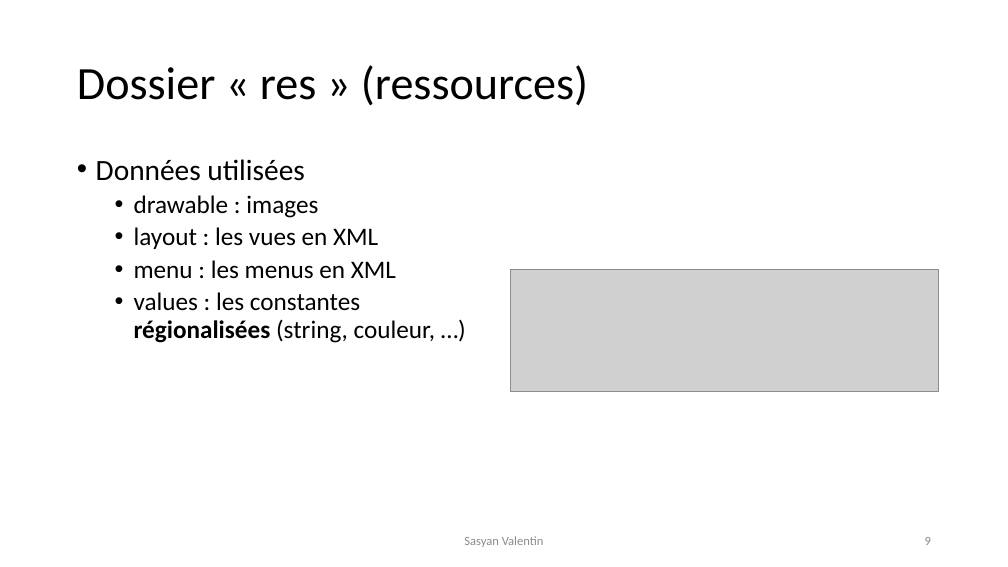
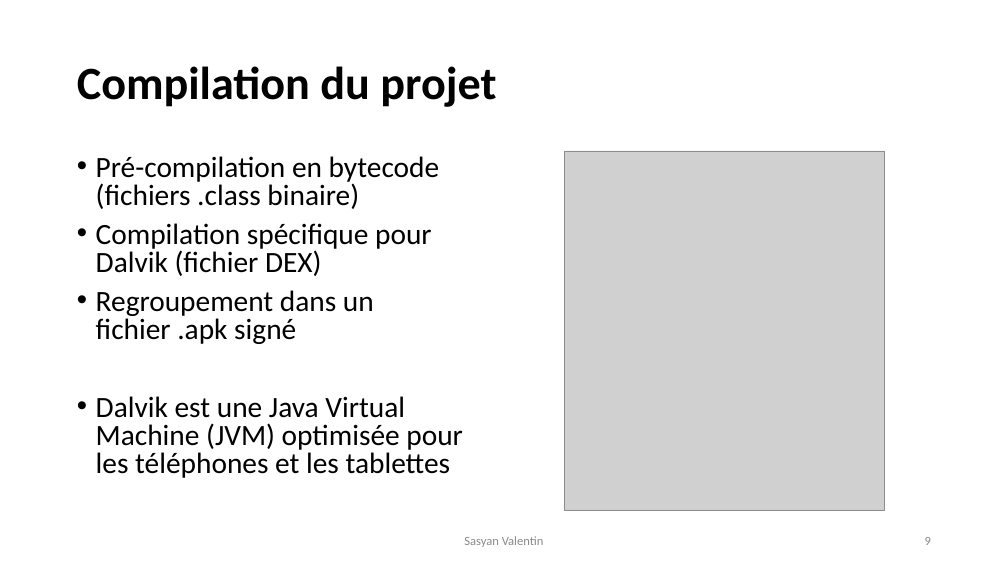
Before and after one commit to VSasyan/AndroidENSG, a slide deck: slide 9 of 0_ressources/presentation_android.pptx. Drawn at 1008x567 pixels with LibreOffice and Linux fonts; fonts in the diff are those of the drawing; grey boxes stand for pictures. Boxes give left, top, right and bottom in pixels: in the first picture for what was removed or moved away, otherwise in the second. Text is boxed around its words. In the diff, an @@ line names an element or a change of style, - is before the commit and + after.

```diff
--- a/0_ressources/presentation_android.pptx
+++ b/0_ressources/presentation_android.pptx
@@ title at (x1=77, y1=66, x2=496, y2=107): text changed; bold on @@
-Dossier « res » (ressources)
+Compilation du projet
@@ text at (x1=96, y1=156, x2=463, y2=478): text changed; size 24 to 28 pt @@
-• Données utilisées
-  • drawable : images
-  • layout : les vues en XML
-  • menu : les menus en XML
-  • values : les constantes régionalisées (string, couleur, …)
+• Pré-compilation en bytecode (fichiers .class binaire)
+• Compilation spécifique pour Dalvik (fichier DEX)
+• Regroupement dans un fichier .apk signé
+• Dalvik est une Java Virtual Machine (JVM) optimisée pour les téléphones et les tablettes
@@ picture added at (x1=565, y1=151, x2=885, y2=511) @@
@@ picture removed at (x1=510, y1=270, x2=939, y2=392) @@
```
Also in this commit, not shown: 1 other slide changed, 1 other file.
